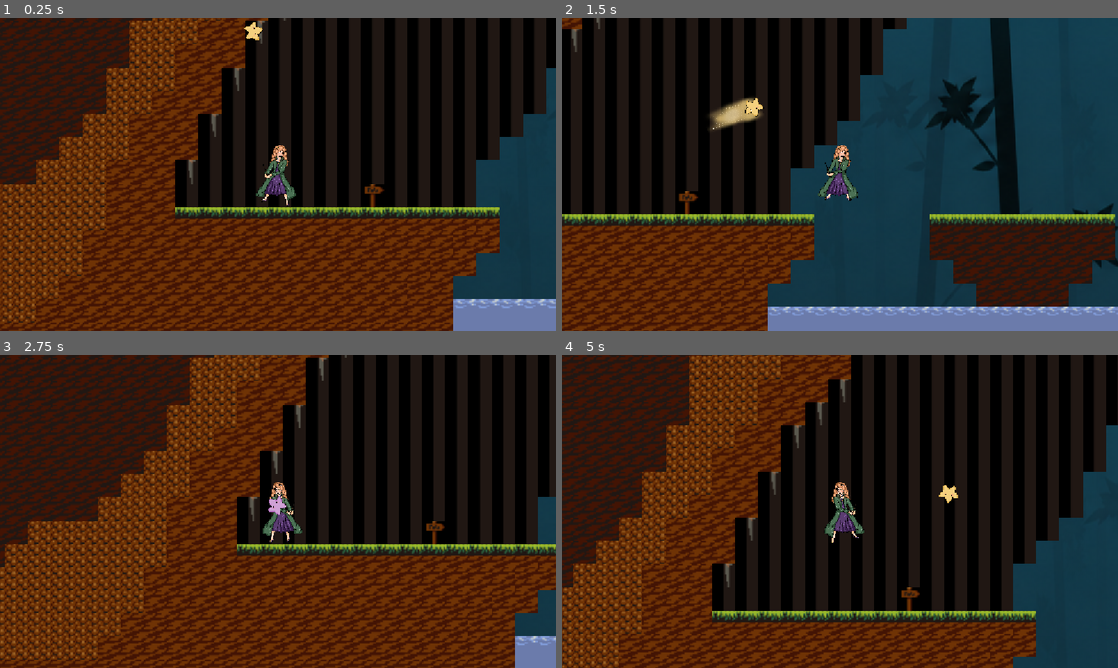
Above: before the commit, frames 1-4 (two rows, left to right).
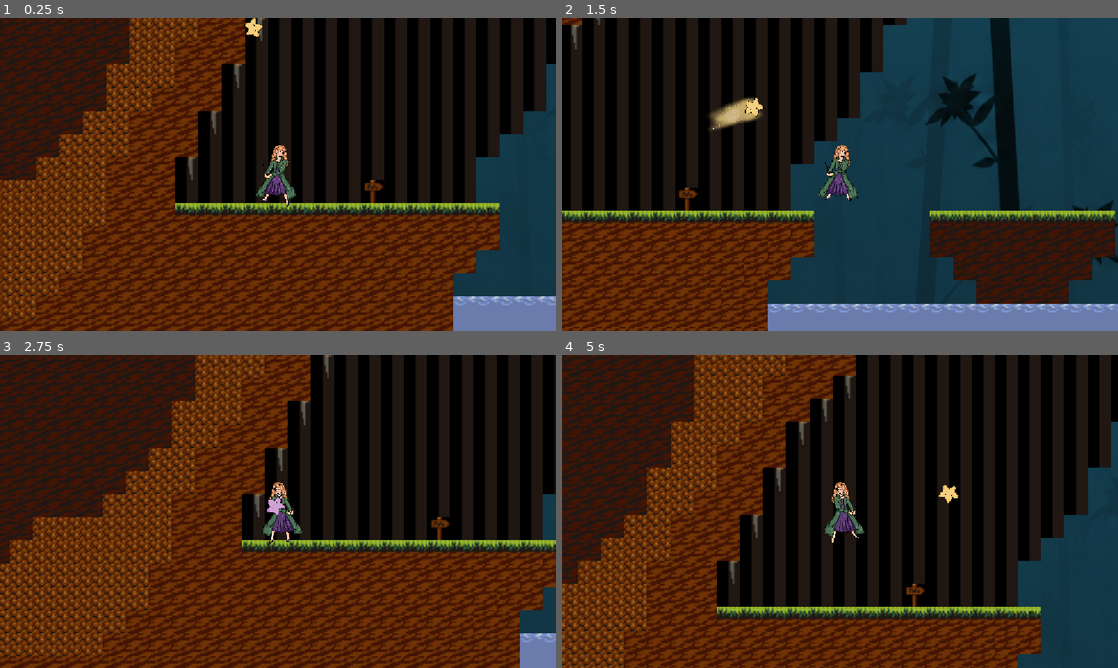
Above: after the commit, the same moments.

Repository: marist-spc/Wanderstar
Game: Godot game, scene res://level1.tscn
Same seed, same stepped clock (60 frames per second), same inputs: the game is played once before the commit and once after it.
Inputs (mouse positions are in pixels of both pictures, inside the frame that each line leads up to):
- Up to frame 1 (0.25 s): no input
- Up to frame 2 (1.5 s): tap Enter at 0.5 s; move the mouse to (962, 158) at 0.52 s; hold Right mouse button (move_star) 0.53-1.28 s; hold D (move_right) from 0.53 s (still down); tap Space (jump) at 0.77, 1.07 s; click (962, 158) at 0.8 s; move the mouse to (728, 190) at 1.27 s; click (728, 190) at 1.35 s
- Up to frame 3 (2.75 s): tap Space (jump) at 1.52, 1.82 s; tap Q (star_return) at 1.55 s; move the mouse to (333, 442) at 2.02 s; release D (move_right) at 2.03 s; hold A (move_left) from 2.03 s (still down); hold Q (star_return) from 2.03 s (still down); tap E (swap_star) at 2.3 s
- Up to frame 4 (5 s): move the mouse to (812, 574) at 2.77 s; release A (move_left) at 2.78 s; release Q (star_return) at 2.78 s; hold D (move_right) 2.78-4.28 s; tap E (swap_star) at 2.85 s; tap Space (jump) at 3.02, 3.05, 3.32, 3.6, 3.77, 4.07, 4.52, 4.82 s; move the mouse to (1006, 558) at 3.52 s; hold Right mouse button (move_star) 3.53-4.28 s; move the mouse to (673, 464) at 4.27 s; hold A (move_left) from 4.28 s (still down); right-click (673, 464) at 4.35 s; click (673, 464) at 4.55 s

The runs differ from the first frame. In frame 1, 31% of the frame differs, in the area x 0-100%, y 0-100%; in frame 2, 16%; in frame 3, 39%; in frame 4, 38%.

Commit message:
DeathScreen WIP

Diff:
--- a/level1.tscn
+++ b/level1.tscn
@@ -86,6 +86,8 @@
 [node name="DialogueTrigger4" parent="." unique_id=388997842 instance=ExtResource("11_mx85b")]
 position = Vector2(1201, 63)
 
+[connection signal="new_game" from="Wander" to="." method="_on_wander_new_game"]
+[connection signal="player_death" from="Wander" to="." method="_on_wander_player_death"]
 [connection signal="recall" from="Wander" to="Star" method="_on_wander_recall"]
 [connection signal="star_attack" from="Wander" to="Star" method="_on_wander_star_attack"]
 [connection signal="star_move" from="Wander" to="Star" method="_on_wander_star_move"]
--- /dev/null
+++ b/level_1.gd
@@ -0,0 +1,13 @@
+extends Node2D
+
+
+
+#func _on_wander_player_death() -> void:
+
+	#get_tree().paused = true
+
+
+
+#func _on_wander_new_game() -> void:
+
+	#get_tree().paused = false
--- a/monster1.tscn
+++ b/monster1.tscn
@@ -75,7 +75,7 @@
 
 [node name="Monster1" type="CharacterBody2D" unique_id=1055338569]
 collision_layer = 8
-collision_mask = 7
+collision_mask = 6
 script = ExtResource("1_vsg7x")
 
 [node name="AnimatedSprite2D" type="AnimatedSprite2D" parent="." unique_id=1013256716]
--- a/project.godot
+++ b/project.godot
@@ -57,6 +57,11 @@
 "events": [Object(InputEventKey,"resource_local_to_scene":false,"resource_name":"","device":-1,"window_id":0,"alt_press …(192 unchanged characters)…
 ]
 }
+new_game={
+"deadzone": 0.2,
+"events": [Object(InputEventKey,"resource_local_to_scene":false,"resource_name":"","device":-1,"window_id":0,"alt_pressed":false,"shift_pressed":false,"ctrl_pressed":false,"meta_pressed":false,"pressed":false,"keycode":0,"physical_keycode":4194309,"key_label":0,"unicode":0,"location":0,"echo":false,"script":null)
+]
+}
 
 [layer_names]
 
--- a/wander.gd
+++ b/wander.gd
@@ -5,11 +5,16 @@
 signal star_move
 signal star_attack
 signal star_swap
+signal player_death
+signal new_game
 var health = 3
 var fallbackpos: Vector2
+var input_enabled = true
 
-func ready():
+func _ready() -> void:
 	$AnimatedSprite2D.play("idle")
+	$Camera2D/GameOverHud/Button.visible = false
+	$Camera2D/GameOverHud/Label.visible = false
 
 
 func _physics_process(delta: float) -> void:
@@ -19,64 +24,58 @@
 	else:
 		fallbackpos = position
 	# Handle jump.
-	if Input.is_action_just_pressed("jump") and is_on_floor():
+	if Input.is_action_just_pressed("jump") and is_on_floor() && input_enabled:
 		velocity.y = JUMP_VELOCITY
 
 		$AnimatedSprite2D.play("jump")
 
 
-	# Get the input direction and handle the movement/deceleration.
+	# Get the input direcion and handle the movement/deceleration.
 	# As good practice, you should replace UI actions with custom gameplay actions.
-	if Input.is_action_pressed("move_left"):
+	if Input.is_action_pressed("move_left") && input_enabled:
 		velocity.x = -SPEED
 		$AnimatedSprite2D.flip_h = true
-	elif Input.is_action_pressed("move_right"):
+	elif Input.is_action_pressed("move_right") && input_enabled:
 		velocity.x =  SPEED
 		$AnimatedSprite2D.flip_h = false
 	else:
 		velocity.x = move_toward(velocity.x, 0, SPEED)
-		#$AnimatedSprite2D.play("idle")
 
-	if Input.is_action_pressed("star_return"):
+	if Input.is_action_pressed("star_return") && input_enabled:
 		#move star to player
 		recall.emit(position)
-	if Input.is_action_pressed("move_star"):
+	if Input.is_action_pressed("move_star") && input_enabled:
 		#move star to mouse
 		star_move.emit(get_global_mouse_position())
 
-	if Input.is_action_just_pressed("shoot_star"):
+	if Input.is_action_just_pressed("shoot_star") && input_enabled:
 		star_attack.emit()
 
-	if Input.is_action_just_pressed("swap_star"):
+	if Input.is_action_just_pressed("swap_star") && input_enabled:
 		star_swap.emit()
 
-	if Input.is_action_pressed("move_left"):
+	if Input.is_action_pressed("move_left")&& input_enabled:
 		if is_on_floor():
 			$AnimatedSprite2D.play("walk")
 		$AnimatedSprite2D.flip_h = true
 
-	elif Input.is_action_pressed("move_right"):
+	elif Input.is_action_pressed("move_right") && input_enabled:
 		if is_on_floor():
 			$AnimatedSprite2D.play("walk")
 		$AnimatedSprite2D.flip_h = false
 
 	elif is_on_floor():
-		print("sigma")
 		$AnimatedSprite2D.play("idle")
 
 	if Input.is_action_just_pressed("jump"):
-		print("boomshakalaka")
 		$AnimatedSprite2D.play("jump")
 
-	print($AnimatedSprite2D.animation)
 	move_and_slide()
 
 func _on_fall_detector_body_entered(body: Node) -> void:
-	health -= 1
-	$AnimatedSprite2D.modulate = Color(1, 0, 0)
-	$DamageTimer.start()
 	fallbackpos.x -= 75
 	position = fallbackpos
+	damage_taken()
 
 func _on_camera_change_body_entered(body: Node2D) -> void:
 	$Camera2D.zoom.x = 2
@@ -92,7 +91,7 @@
 	$AnimatedSprite2D.modulate = Color(1, 1, 1)
 
 func _on_dialogue_trigger_body_entered(body: Node2D) -> void:
-	$Camera2D/Dialogue.text = "WASD moves and Spacebar is to Jump!"
+	$Camera2D/Dialogue.text = "WASD moves and Spacebar Jumps!"
 	$Camera2D/Dialogue.show()
 
 func _on_dialogue_trigger_body_exited(body: Node2D) -> void:
@@ -120,3 +119,27 @@
 
 func _on_dialogue_trigger_4_body_exited(body: Node2D) -> void:
 	$Camera2D/Dialogue.hide()
+
+
+func _on_hit_box_body_entered(body: Node2D) -> void:
+	damage_taken()
+
+func damage_taken():
+	health -= 1
+	$AnimatedSprite2D.modulate = Color(1, 0, 0)
+	$DamageTimer.start()
+	if health == 0:
+		#queue_free()
+		$Camera2D/GameOverHud/Button.visible = true
+		$Camera2D/GameOverHud/Label.visible = true
+		input_enabled = false
+		player_death.emit()
+		position = Vector2(183, 394)
+
+
+
+func _on_button_pressed() -> void:
+	new_game.emit()
+	input_enabled = true
+	$Camera2D/GameOverHud/Button.visible = false
+	$Camera2D/GameOverHud/Label.visible = false
--- a/wander.tscn
+++ b/wander.tscn
@@ -8,11 +8,11 @@
 [ext_resource type="Texture2D" uid="uid://y885mcd0uxqq" path="res://art/Rosemary jump 1.PNG" id="4_s10lc"]
 [ext_resource type="Texture2D" uid="uid://bmbwdcaesgky3" path="res://art/Rosemary walk 3.PNG" id="6_kksgm"]
 
-[sub_resource type="RectangleShape2D" id="RectangleShape2D_qpdv0"]
-size = Vector2(25, 22.25)
-
 [sub_resource type="LabelSettings" id="LabelSettings_g4v7s"]
 font_size = 13
+
+[sub_resource type="LabelSettings" id="LabelSettings_s10lc"]
+font_size = 36
 
 [sub_resource type="SpriteFrames" id="SpriteFrames_qpdv0"]
 animations = [{
@@ -53,15 +53,14 @@
 "speed": 5.0
 }]
 
+[sub_resource type="RectangleShape2D" id="RectangleShape2D_qpdv0"]
+size = Vector2(25, 22.25)
+
 [sub_resource type="RectangleShape2D" id="RectangleShape2D_tumr7"]
 
 [node name="Wander" type="CharacterBody2D" unique_id=544053539]
-collision_mask = 2
+collision_mask = 10
 script = ExtResource("1_g1y5l")
-
-[node name="CollisionShape2D" type="CollisionShape2D" parent="." unique_id=835264170]
-scale = Vector2(1, 2)
-shape = SubResource("RectangleShape2D_qpdv0")
 
 [node name="Camera2D" type="Camera2D" parent="." unique_id=1045556339]
 zoom = Vector2(3, 3)
@@ -74,6 +73,39 @@
 label_settings = SubResource("LabelSettings_g4v7s")
 horizontal_alignment = 1
 
+[node name="GameOverHud" type="CanvasLayer" parent="Camera2D" unique_id=1650294508]
+
+[node name="Button" type="Button" parent="Camera2D/GameOverHud" unique_id=500522829]
+anchors_preset = 8
+anchor_left = 0.5
+anchor_top = 0.5
+anchor_right = 0.5
+anchor_bottom = 0.5
+offset_left = -25.0
+offset_top = 66.0
+offset_right = 25.0
+offset_bottom = 97.0
+grow_horizontal = 2
+grow_vertical = 2
+scale = Vector2(2, 2)
+size_flags_horizontal = 4
+size_flags_vertical = 4
+text = "Retry"
+
+[node name="Label" type="Label" parent="Camera2D/GameOverHud" unique_id=609439649]
+anchors_preset = 5
+anchor_left = 0.5
+anchor_right = 0.5
+offset_left = -70.5
+offset_top = 100.0
+offset_right = 70.5
+offset_bottom = 136.0
+grow_horizontal = 2
+size_flags_horizontal = 4
+size_flags_vertical = 8
+text = "Game Over"
+label_settings = SubResource("LabelSettings_s10lc")
+
 [node name="AnimatedSprite2D" type="AnimatedSprite2D" parent="." unique_id=1321029077]
 scale = Vector2(0.02, 0.02)
 sprite_frames = SubResource("SpriteFrames_qpdv0")
@@ -85,13 +117,18 @@
 [node name="Hit Box" type="Area2D" parent="." unique_id=2109985375]
 collision_mask = 8
 
-[node name="CollisionShape2D" type="CollisionShape2D" parent="Hit Box" unique_id=1612464714]
-scale = Vector2(0.9, 2)
-shape = SubResource("RectangleShape2D_tumr7")
+[node name="CollisionShape2D" type="CollisionShape2D" parent="Hit Box" unique_id=835264170]
+scale = Vector2(1, 2)
+shape = SubResource("RectangleShape2D_qpdv0")
 
 [node name="DamageTimer" type="Timer" parent="." unique_id=900452409]
 wait_time = 0.1
 one_shot = true
 
-[connection signal="area_shape_entered" from="Hit Box" to="." method="_on_hit_box_area_shape_entered"]
+[node name="CollisionShape2D" type="CollisionShape2D" parent="." unique_id=1612464714]
+scale = Vector2(0.9, 2)
+shape = SubResource("RectangleShape2D_tumr7")
+
+[connection signal="pressed" from="Camera2D/GameOverHud/Button" to="." method="_on_button_pressed"]
+[connection signal="body_entered" from="Hit Box" to="." method="_on_hit_box_body_entered"]
 [connection signal="timeout" from="DamageTimer" to="." method="_on_damage_timer_timeout"]
Not shown, added: art/Xolonium-Regular.ttf.import
Not shown, added: level_1.gd.uid
